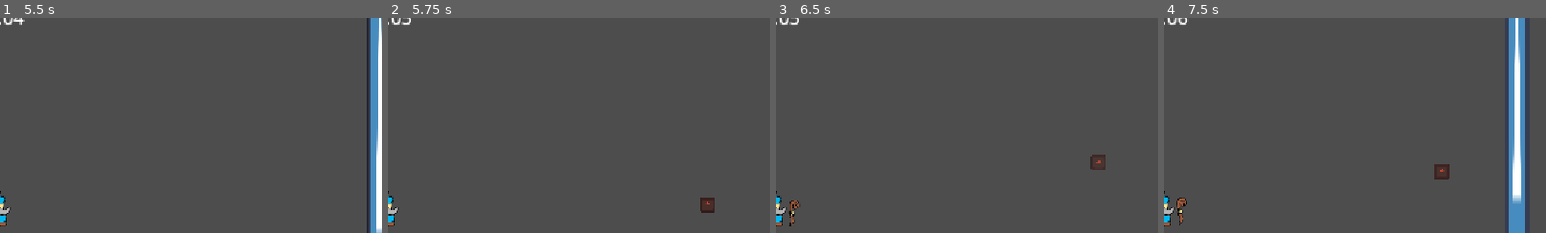
Above: before the commit, frames 1-4 (left to right).
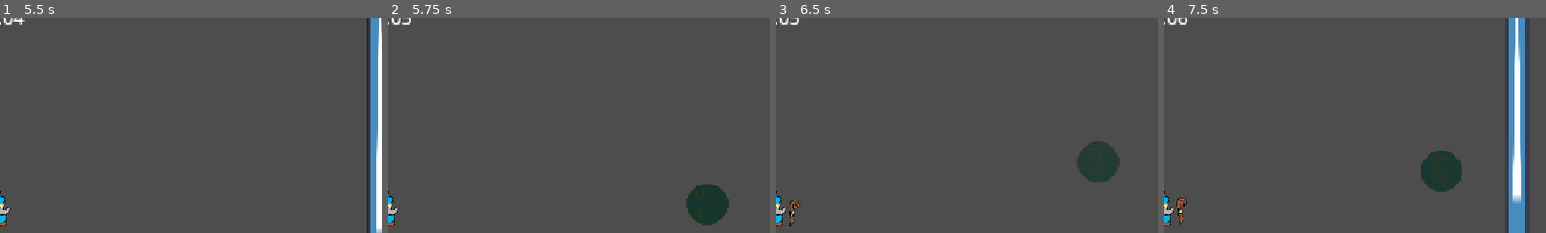
Above: after the commit, the same moments.

Repository: LeyuDing/SteelHacks2026
Game: Godot game, scene res://Scenes/main_menu.tscn
Same seed, same stepped clock (60 frames per second), same inputs: the game is played once before the commit and once after it. The engine's default icon, where the game draws it, is replaced by a stand-in: a white triangle on a blue panel in a dark square.
Inputs (mouse positions are % of the whole screen's width and height, from its top left):
- Up to frame 1 (5.5 s): click "Start" at 0.5 s; tap Enter at 1.25 s; move the mouse to (72, 45) at 1.27 s; hold Right (ui_right) 1.28-2.03 s; move the mouse to (30, 55) at 2.02 s; hold Down (ui_down) 2.03-2.78 s; tap Space at 2.75 s; move the mouse to (60, 28) at 2.77 s; hold Right (ui_right) 2.78-3.53 s; move the mouse to (45, 70) at 3.52 s; hold Up (ui_up) 3.53-4.28 s; move the mouse to (80, 65) at 4.27 s; hold Left (ui_left) from 4.28 s (still down); move the mouse to (20, 35) at 5.02 s
- Up to frame 2 (5.75 s): keep holding Left (ui_left)
- Up to frame 3 (6.5 s): move the mouse to (55, 50) at 5.77 s; release Left (ui_left) at 5.78 s; hold Down (ui_down) from 5.78 s (still down)
- Up to frame 4 (7.5 s): move the mouse to (35, 25) at 6.52 s; release Down (ui_down) at 6.53 s; hold Right (ui_right) 6.53-7.28 s; move the mouse to (72, 45) at 7.27 s; hold Up (ui_up) from 7.28 s (still down)
The pictures show only the part of the screen within x 50-100%, y 5-55%; the shares and areas given below are measured in that part.

Frame 1 is identical in both runs. In frame 2, 1.6% of the frame differs, in the area x 78-90%, y 77-97%; in frame 3, 1.6%; in frame 4, 1.6%.

Commit message:
Added spawner and added and replaced mana asset as well

Diff:
--- a/Scenes/exp_drop.tscn
+++ b/Scenes/exp_drop.tscn
@@ -1,12 +1,12 @@
 [gd_scene format=3 uid="uid://h6x6sjpq64nw"]
 
-[ext_resource type="Texture2D" uid="uid://528og3rokxnr" path="res://icon.svg" id="1_8utff"]
+[ext_resource type="Texture2D" uid="uid://cpml4fy76ejcw" path="res://Assets/mana_bar/mana_dollar.png" id="1_i8c68"]
 [ext_resource type="Script" uid="uid://255jqfe438ae" path="res://Scripts/exp_drop.gd" id="2_i8c68"]
 
 [sub_resource type="CircleShape2D" id="CircleShape2D_ia7du"]
 
 [node name="ExpDrop" type="Sprite2D" unique_id=2096529015]
-texture = ExtResource("1_8utff")
+texture = ExtResource("1_i8c68")
 script = ExtResource("2_i8c68")
 
 [node name="Area2D" type="Area2D" parent="." unique_id=645468695]
--- a/Scenes/spawn_marker.tscn
+++ b/Scenes/spawn_marker.tscn
@@ -1,12 +1,12 @@
-[gd_scene load_steps=3 format=3]
+[gd_scene format=3 uid="uid://bt0ybla7oefsd"]
 
-[ext_resource type="Script" path="res://Scripts/spawn_marker.gd" id="1_marker"]
-[ext_resource type="Texture2D" uid="uid://528og3rokxnr" path="res://icon.svg" id="2_marker"]
+[ext_resource type="Script" uid="uid://5wxhl2bfymn8" path="res://Scripts/spawn_marker.gd" id="1_marker"]
+[ext_resource type="Texture2D" uid="uid://dvh44wtlj7uc3" path="res://Assets/wizard/spawner_mana.png" id="2_m1ww3"]
 
-[node name="SpawnMarker" type="Node2D"]
+[node name="SpawnMarker" type="Node2D" unique_id=1042570428]
 script = ExtResource("1_marker")
 
-[node name="Sprite2D" type="Sprite2D" parent="."]
+[node name="Sprite2D" type="Sprite2D" parent="." unique_id=561086822]
 modulate = Color(1, 0.25, 0.15, 0.75)
-scale = Vector2(0.6, 0.6)
-texture = ExtResource("2_marker")
+scale = Vector2(0.22856751, 0.22279271)
+texture = ExtResource("2_m1ww3")
Binary file added: Assets/wizard/spawner_mana.png
Not shown, added: Assets/wizard/spawner_mana.png.import
